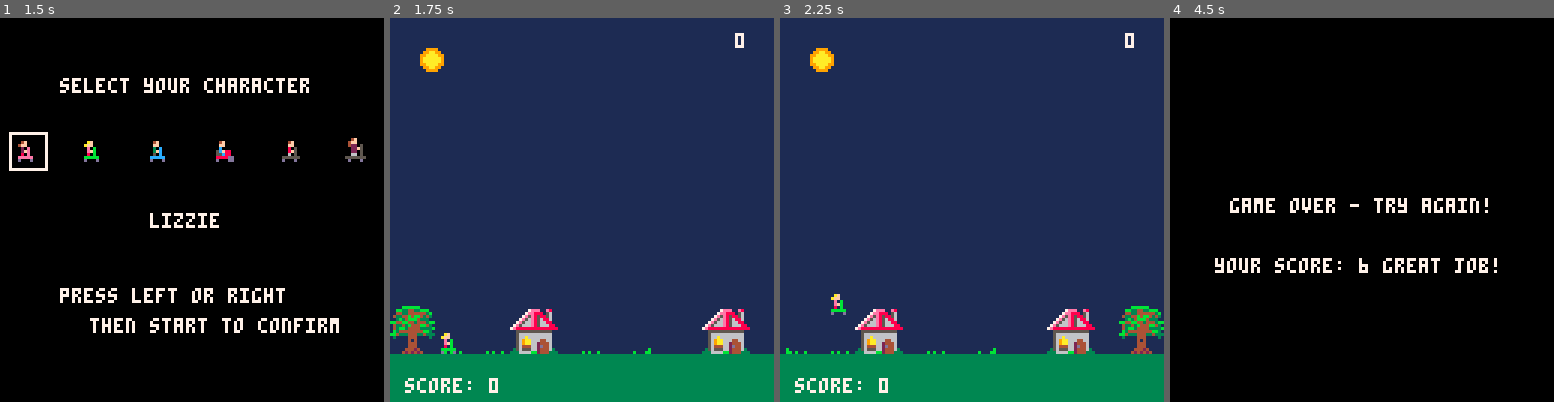
Above: before the commit, frames 1-4 (left to right).
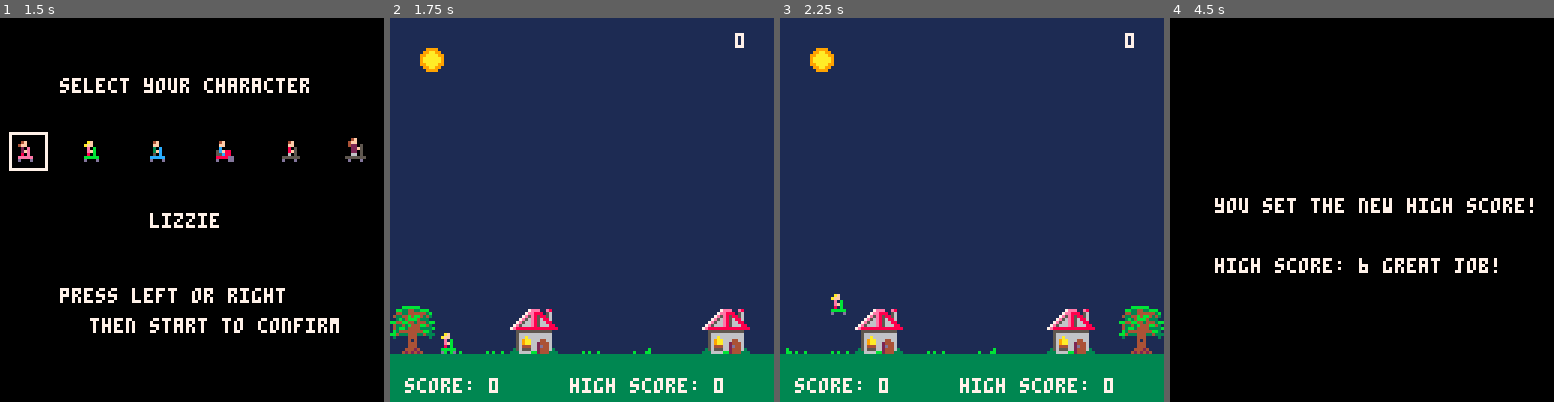
Above: after the commit, the same moments.

Repository: Dads-Games/rainbowriders
Game: PICO-8 cartridge rainbowriders.p8
The game is run twice, just before and just after one commit, with the same random seed, the same clock (stepped at 60 frames per second) and the same inputs.
Inputs:
- Up to frame 1 (1.5 s): tap O (Z key) at 0.7 s
- Up to frame 2 (1.75 s): hold Right from 1.6 s (still down); tap O (Z key) at 1.7 s
- Up to frame 3 (2.25 s): release Right at 2.1 s; tap O (Z key) at 2.1 s
- Up to frame 4 (4.5 s): hold Right 2.47-3.03 s; tap O (Z key) every 0.4 s from 2.5 to 4.1 s; hold Left 3.08-3.58 s; hold Right from 4.02 s (still down)

Frame 1 is identical in both runs. In frame 2, 0.6% of the frame differs, in the area x 46-87%, y 93-98%; in frame 3, 0.6%; in frame 4, 1.8%, in the area x 11-95%, y 46-67%.

Commit message:
added basic logic to save, load, and display a simple high score

Diff:
--- a/rainbowriders.p8
+++ b/rainbowriders.p8
@@ -21,7 +21,7 @@
 char_select_screen = false
 game_over = false
 game_over_timer = 0
-game_over_delay = 60 -- 1 second (60 frames per second)
+game_over_delay = 180 -- 1 second (60 frames per second)
 background_x = 0
 background_y = 96--84
 clouds = {}
@@ -42,8 +42,11 @@
 
 -- Score variable
 score = 0
+high_score = 0
 
 function _init()
+    cartdata("dads_rr_1")
+    high_score = dget(0)
 end
 
 function _update()
@@ -192,6 +195,9 @@
 
         -- Draw the score at the bottom left
         print("score: " .. score, 5, 120, 7)
+
+        --Draw high score at the bottom right
+        print("high score: " .. high_score, 60, 120, 7)
     end
 end
 
@@ -232,11 +238,17 @@
 
 function draw_gameover_screen()
     cls()
-    print("game over - try again!", 20, 60, 7)
+    -- Check high score and display if beat
+    if score > high_score then
+        print("you set the new high score!", 15, 60, 7)
+        print("high score: "..score.." great job!", 15, 80, 7)
 
     -- Display the score on the game over screen
-    if score > 0 then
+    elseif score > 0 then
+        print("game over - try again!", 20, 60, 7)
         print("your score: "..score.." great job!", 15, 80, 7)
+    else
+        print("game over - try again!", 20, 60, 7)
     end
 
     -- Do not reset the timer and score here;
@@ -254,6 +266,12 @@
     print("rainbow riders", 33, 53, color)
     print("press start", 39, 86, 7)
     print("(c) copyright 1977 - dads' games", 0, 120, 1)
+
+    -- Check and set high score
+    if score > high_score then
+        high_score = score
+        dset(0, high_score)
+    end
 end
 
 function draw_char_select_screen()
